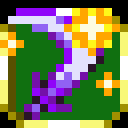
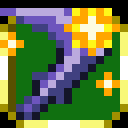
Two versions of the same layered image (w=128, h=128). Layer-by-layer changes:
painted on "Background" over [0, 8, 112, 120]
